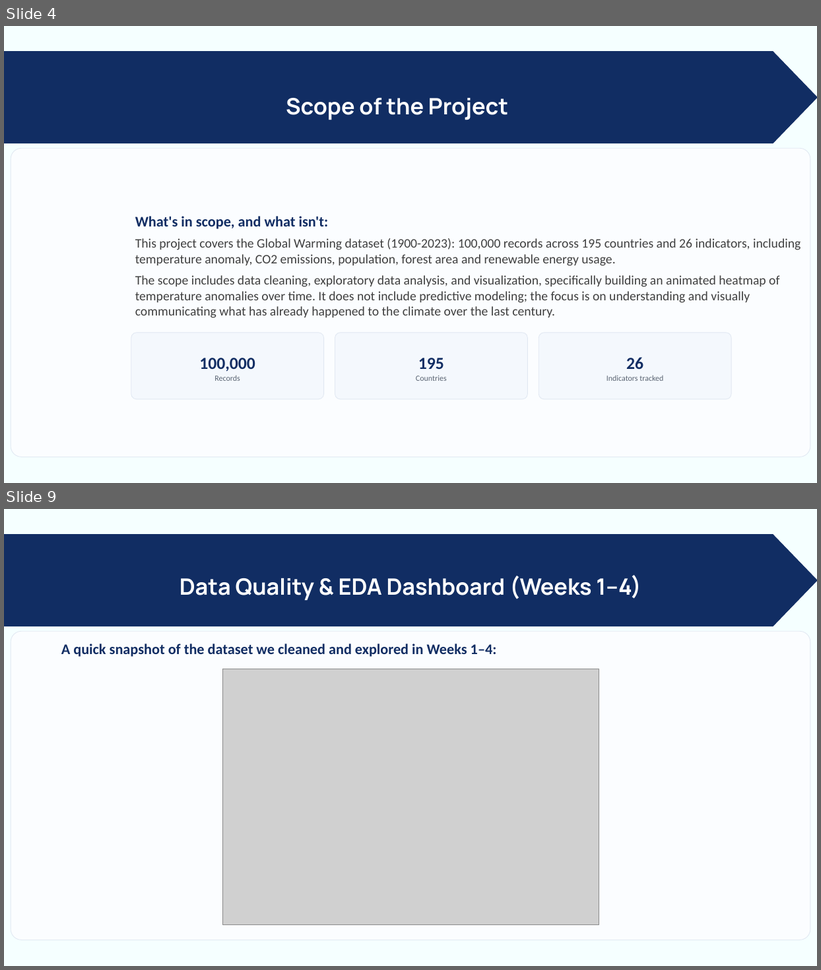
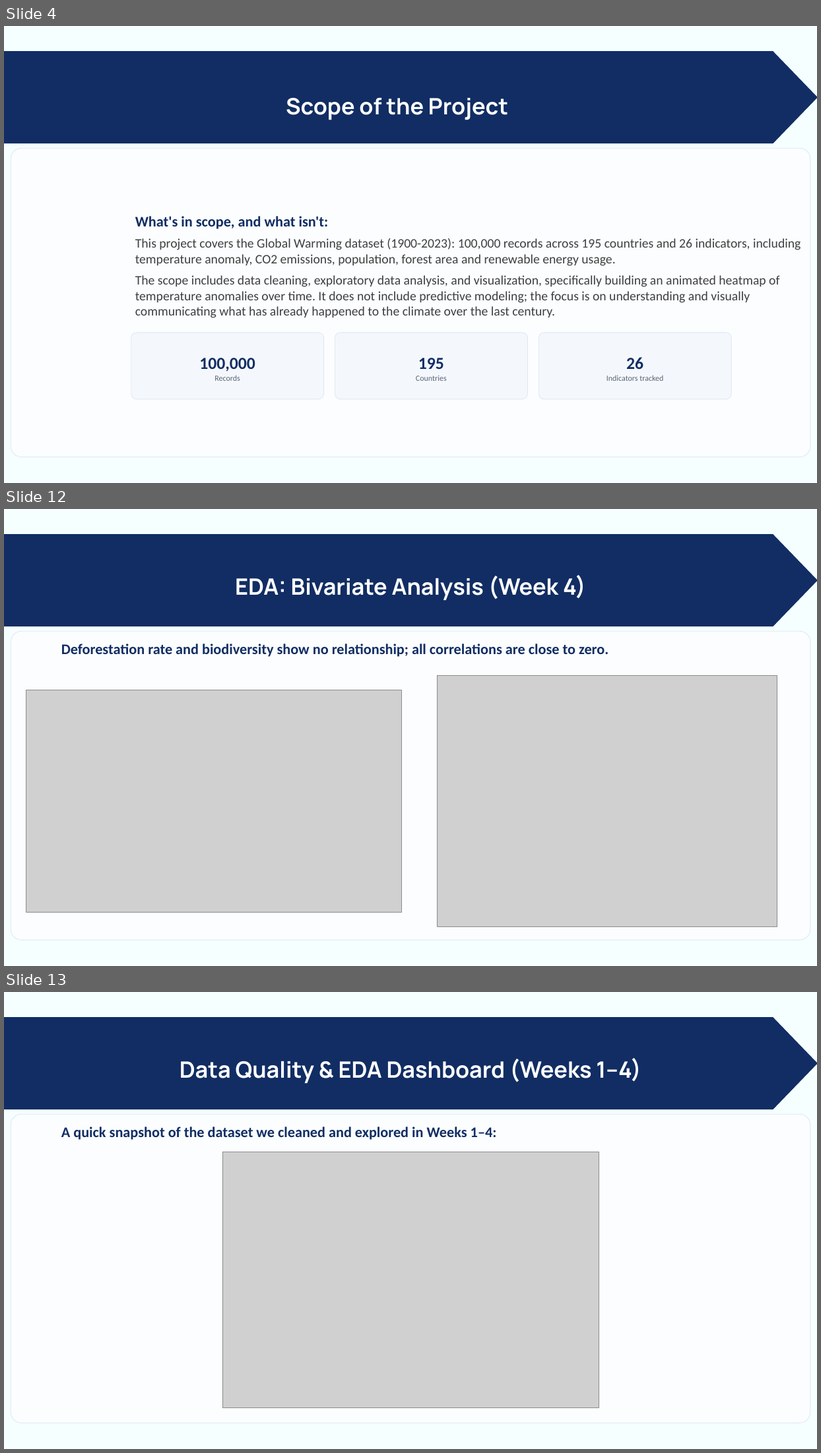
Before and after one commit to vanadhi-re/24ADI204_DSV_Team-17, a slide deck: Week 5/24ADI204-Midreview.pptx. Shown one above the other, each under a label of ours: slides 4 and 9 before the commit, slides 4, 12 and 13 after it; the slides between them are not shown. The pictures are 821x970 and 821x1453 pixels, drawn with LibreOffice and Linux fonts; fonts in the diff are those of the drawing; grey boxes stand for pictures. Boxes give left, top, right and bottom in pixels: in the first picture for what was removed or moved away, otherwise in the second. Text is boxed around its words. In the diff, an @@ line names an element or a change of style, - is before the commit and + after.

```diff
--- a/Week 5/24ADI204-Midreview.pptx
+++ b/Week 5/24ADI204-Midreview.pptx
@@ slide 12 added at (4,509,817,966), background #F5FFFF @@
@@ freeform shape added at (4,535,817,626), fill #112D63, outline #112D63 1.5 pt @@
@@ text added at (235,575,586,601), 40 pt, text #FFFFFF, bold @@
+EDA: Bivariate Analysis (Week 4)
@@ rounded rectangle added at (11,631,811,941), fill #FBFDFF, outline #E1E8F2 1 pt @@
@@ text added at (61,644,609,657), 26 pt, text #112D63, bold @@
+Deforestation rate and biodiversity show no relationship; all correlations are close to zero.
@@ picture added at (437,676,778,927) @@
@@ picture added at (26,690,401,913) @@
@@ what was slide 9 is now slide 13 @@
```
Also in this commit, not shown: 9 slides changed, 3 other slides added, 2 other files.
